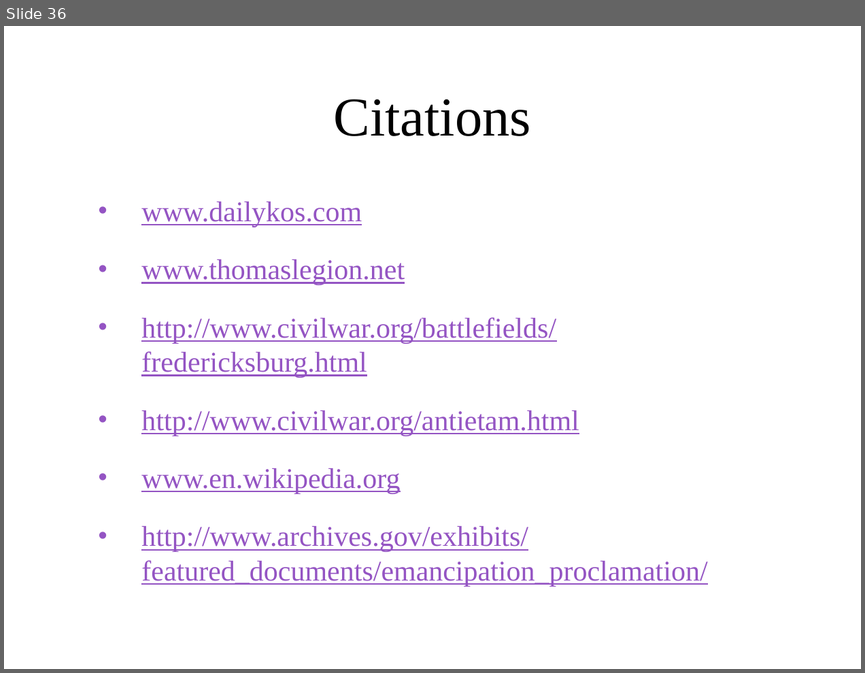
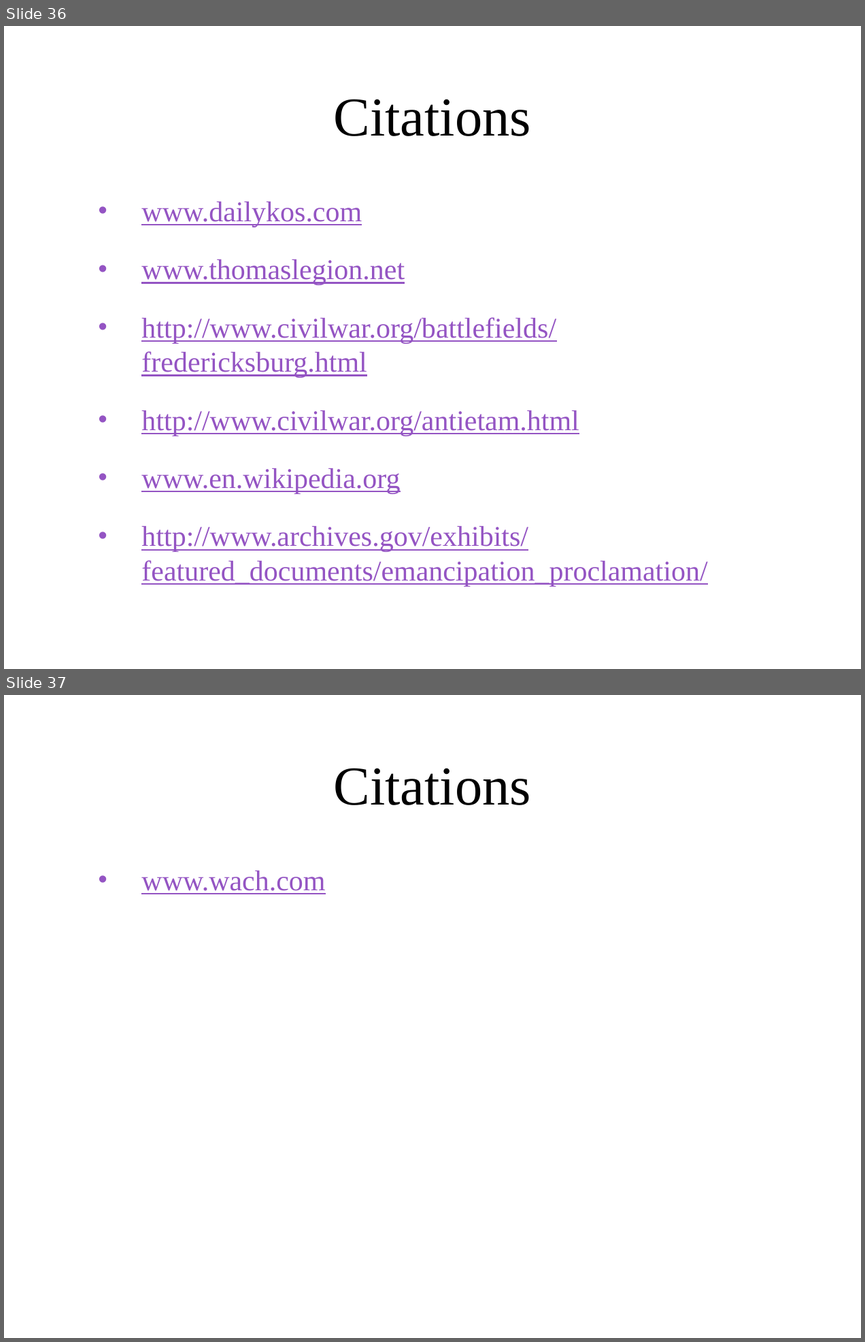
Before and after one commit to ngb3748/SS-Archive-proj, a slide deck: Archive project.pptx. Shown one above the other, each under a label of ours: slide 36 before the commit, slides 36 and 37 after it. The pictures are 865x673 and 865x1342 pixels, drawn with LibreOffice and Linux fonts; fonts in the diff are those of the drawing; background and template pictures are left out. Boxes give left, top, right and bottom in pixels: in the first picture for what was removed or moved away, otherwise in the second. Text is boxed around its words. In the diff, an @@ line names an element or a change of style, - is before the commit and + after.

```diff
--- a/Archive project.pptx
+++ b/Archive project.pptx
@@ slide 37 added at [4,695,861,1338], background picture (left out) @@
@@ title added at [334,768,531,805], 46 pt, text #000000 @@
+Citations
@@ text added at [141,870,325,894], 24 pt, text #9454C3, underline @@
+• www.wach.com
```
Also in this commit, not shown: 3 slides changed, 1 slide removed.
